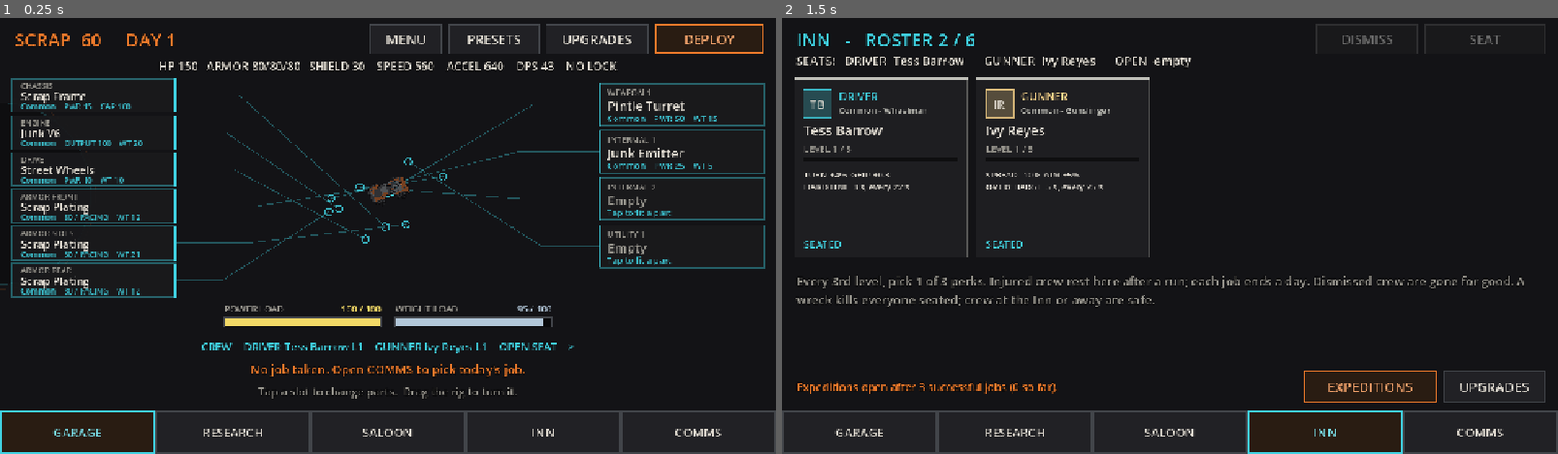
Above: before the commit, frames 1-2 (left to right).
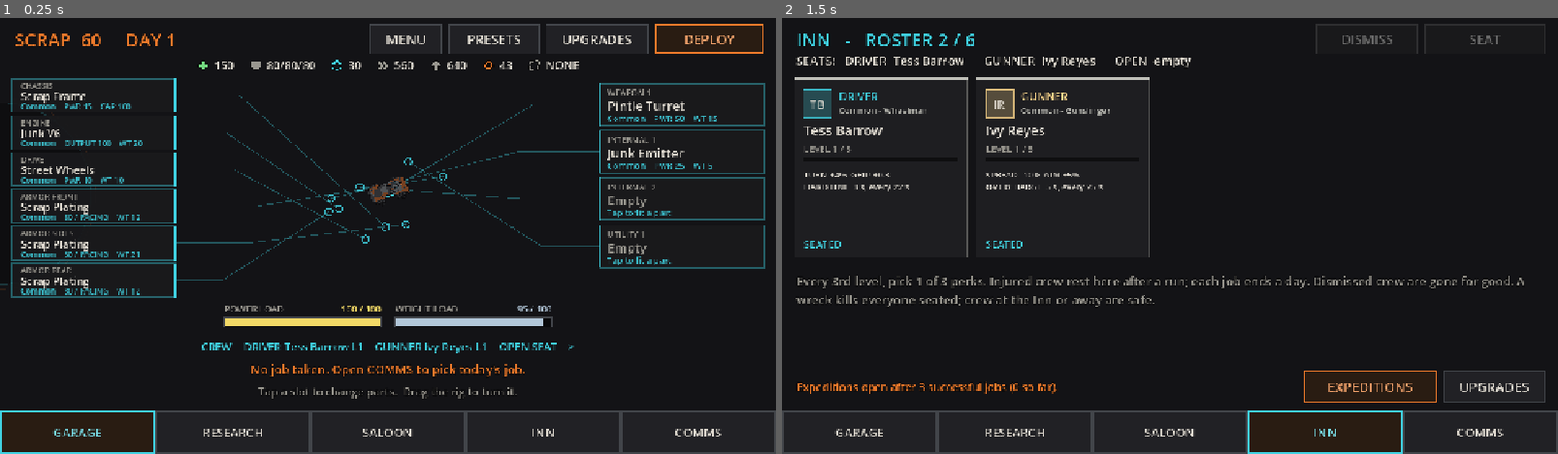
Above: after the commit, the same moments.

Repository: Asmogius/helriders-game
Game: Godot game, scene res://scenes/garage.tscn
Two runs of this game, one before a commit and one after it. Both use one fixed random seed, a clock stepped at 60 frames per second and the inputs below.
Inputs:
- Up to frame 1 (0.25 s): no input
- Up to frame 2 (1.5 s): click "CREW DRIVER Tess Barrow L1 GU…" at 0.5 s; click "UPGRADES" at 1.25 s

The runs differ from the first frame. In frame 1, 0.7% of the frame differs, in the area x 20-80%, y 9-12%; in frame 2, nothing differs.

Commit message:
V6.3 Icons: generated icon atlas; garage stat line and HUD status strip use it

Diff:
--- /dev/null
+++ b/art/ui/icons.json
@@ -0,0 +1,184 @@
+{
+ "regions": {
+  "accel": [
+   64,
+   0,
+   16,
+   16
+  ],
+  "acid": [
+   48,
+   16,
+   16,
+   16
+  ],
+  "armor": [
+   16,
+   0,
+   16,
+   16
+  ],
+  "bruiser": [
+   80,
+   48,
+   16,
+   16
+  ],
+  "cat_armor": [
+   32,
+   32,
+   16,
+   16
+  ],
+  "chassis": [
+   112,
+   16,
+   16,
+   16
+  ],
+  "dps": [
+   112,
+   0,
+   16,
+   16
+  ],
+  "drive": [
+   16,
+   32,
+   16,
+   16
+  ],
+  "driver": [
+   96,
+   32,
+   16,
+   16
+  ],
+  "engine": [
+   0,
+   32,
+   16,
+   16
+  ],
+  "engineer": [
+   32,
+   48,
+   16,
+   16
+  ],
+  "fire": [
+   32,
+   16,
+   16,
+   16
+  ],
+  "goop": [
+   96,
+   16,
+   16,
+   16
+  ],
+  "gunner": [
+   112,
+   32,
+   16,
+   16
+  ],
+  "hp": [
+   0,
+   0,
+   16,
+   16
+  ],
+  "internal": [
+   64,
+   32,
+   16,
+   16
+  ],
+  "lock": [
+   0,
+   16,
+   16,
+   16
+  ],
+  "mechanic": [
+   0,
+   48,
+   16,
+   16
+  ],
+  "medic": [
+   48,
+   48,
+   16,
+   16
+  ],
+  "power": [
+   80,
+   0,
+   16,
+   16
+  ],
+  "scavenger": [
+   64,
+   48,
+   16,
+   16
+  ],
+  "shield": [
+   32,
+   0,
+   16,
+   16
+  ],
+  "shock": [
+   16,
+   16,
+   16,
+   16
+  ],
+  "slime": [
+   80,
+   16,
+   16,
+   16
+  ],
+  "speed": [
+   48,
+   0,
+   16,
+   16
+  ],
+  "spotter": [
+   16,
+   48,
+   16,
+   16
+  ],
+  "toxic": [
+   64,
+   16,
+   16,
+   16
+  ],
+  "utility": [
+   80,
+   32,
+   16,
+   16
+  ],
+  "weapon": [
+   48,
+   32,
+   16,
+   16
+  ],
+  "weight": [
+   96,
+   0,
+   16,
+   16
+  ]
+ }
+}
--- a/scripts/art_atlas.gd
+++ b/scripts/art_atlas.gd
@@ -8,16 +8,12 @@
 var texture: Texture2D
 var regions := {}
 
-static var _cache := {}
-
-
-## Cached per path (without extension), e.g. load_atlas("res://art/fx/fx").
+## Loads the atlas at `base` (path without extension), e.g. "res://art/fx/fx".
+## Drawers keep the one they use in a member var; the texture itself is shared
+## through ResourceLoader's cache. (No static cache: nothing outlives the tree.)
 static func load_atlas(base: String) -> RefCounted:
-	if _cache.has(base):
-		return _cache[base]
 	var a := new()
 	a._load(base)
-	_cache[base] = a
 	return a
 
 
--- a/scripts/garage.gd
+++ b/scripts/garage.gd
@@ -75,6 +75,8 @@
 var _hint: Label
 var _scrap_label: Label
 var _stats_label: Label
+var _stats_icons: Control   # V6.3 icon row over the stat line
+const IconLine := preload("res://scripts/icon_line.gd")
 var _toast: Label
 var _toast_tween: Tween
 var _no_rig: Label
@@ -469,6 +471,13 @@
 	_stats_label.offset_top = 66.0
 	_stats_label.horizontal_alignment = HORIZONTAL_ALIGNMENT_CENTER
 	add_child(_stats_label)
+	# V6.3: the stat line as icons + numbers; the label keeps the text (tests,
+	# fallback) and hides while the icon row draws.
+	_stats_icons = IconLine.new()
+	_stats_icons.anchor_right = 1.0
+	_stats_icons.offset_top = 64.0
+	_stats_icons.offset_bottom = 92.0
+	add_child(_stats_icons)
 
 
 func _build_tags() -> void:
@@ -603,6 +612,8 @@
 	var built := _built(profile.rig)
 	_refresh_crew_line()
 	_stats_label.text = _stats_line(built, has_rig)
+	_stats_icons.items = _stats_items(built) if has_rig and _stats_icons.get("_icons").ok() else []
+	_stats_label.visible = (_stats_icons.items as Array).is_empty()
 	_power_meter.set_values(float(built.power_draw), float(built.power_output), float(built.weight), float(built.weight_capacity))
 	_power_meter.visible = has_rig and selected < 0
 
@@ -648,6 +659,24 @@
 	var color := UI.BAD if blocked else T.COL_CYAN
 	for state: String in ["font_color", "font_hover_color", "font_pressed_color"]:
 		_crew_line.add_theme_color_override(state, color)
+
+
+## V6.3: the stat line as [icon, label, value, tint] for the icon row.
+func _stats_items(s: Dictionary) -> Array:
+	var m := Loadout.mobility(s)
+	var items: Array = [
+		["hp", "HP", str(int(s.get("hp", 0.0))), UI.GOOD],
+		["armor", "ARMOR", "%d/%d/%d" % [int(s.get("front", 0.0)), int(s.get("side", 0.0)), int(s.get("rear", 0.0))], UI.TEXT_DIM],
+		["shield", "SHIELD", str(int(s.get("shield", 0.0))), T.COL_CYAN],
+		["speed", "SPEED", str(roundi(float(s.max_speed) * m)), UI.TEXT_DIM],
+		["accel", "ACCEL", str(roundi(float(s.acceleration) * m)), UI.TEXT_DIM],
+		["dps", "DPS", str(roundi(Loadout.total_dps(s))), T.COL_ORANGE],
+		["lock", "LOCK", str(int(s.lock_range)) if float(s.lock_range) > 0.0 else "NONE", UI.TEXT_DIM],
+	]
+	var over := StatSheet.overload_cause(s)
+	if over != "":
+		items.append(["power", "", over, T.COL_ORANGE])
+	return items
 
 
 func _stats_line(s: Dictionary, complete: bool) -> String:
--- a/scripts/hud.gd
+++ b/scripts/hud.gd
@@ -980,6 +980,8 @@
 	## One thin bar per status that's building, in its colour, with its name;
 	## a status that's on shows full and bright. Hidden when nothing is going.
 	const T := preload("res://scripts/tuning.gd")
+	const UI := preload("res://scripts/ui_theme.gd")
+	var _icons: RefCounted = UI.icons()   # V6.3: holds the shared atlas
 	var build := PackedFloat32Array([0, 0, 0, 0, 0, 0])
 	var left := PackedFloat32Array([0, 0, 0, 0, 0, 0])
 	var showing := false
@@ -1008,8 +1010,12 @@
 			var fill := 1.0 if on else clampf(build[k] / T.STATUS_BAR, 0.0, 1.0)
 			draw_rect(Rect2(0, y, 70, 7), Color(0, 0, 0, 0.55))
 			draw_rect(Rect2(1, y + 1, 68.0 * fill, 5), c if on else Color(c, 0.75))
-			draw_string(font, Vector2(76, y + 8), str(T.STATUS_NAMES[k]), HORIZONTAL_ALIGNMENT_LEFT, -1, 12, c if on else Color(c, 0.7))
-			y += 11.0
+			# V6.3: the status icon after the bar, then its name.
+			var tx := 76.0
+			if _icons.draw(self, str(UI.STATUS_ICONS[k]), Rect2(74, y - 2, 12, 12), c if on else Color(c, 0.7)):
+				tx = 90.0
+			draw_string(font, Vector2(tx, y + 8), str(T.STATUS_NAMES[k]), HORIZONTAL_ALIGNMENT_LEFT, -1, 12, c if on else Color(c, 0.7))
+			y += 13.0
 
 
 class RigIcon extends Control:
--- /dev/null
+++ b/scripts/icon_line.gd
@@ -0,0 +1,47 @@
+extends Control
+## A row of icon + value pairs, centred (V6.3): the garage stat line. Falls
+## back to "LABEL value" text if the icon atlas is missing.
+## items: [[icon_id, label, value_text, color], ...]
+
+const UI := preload("res://scripts/ui_theme.gd")
+
+const ICON := 20.0
+const GAP := 8.0      # icon to value
+const SPACING := 26.0 # between pairs
+const FONT_SIZE := 19
+
+var _icons: RefCounted = UI.icons()   # keeps the shared atlas alive while shown
+var items: Array = []:
+	set(v):
+		items = v
+		queue_redraw()
+
+
+func _ready() -> void:
+	mouse_filter = Control.MOUSE_FILTER_IGNORE
+
+
+func _draw() -> void:
+	if items.is_empty():
+		return
+	var font := get_theme_default_font()
+	var has_icons: bool = _icons.ok()
+	var widths: Array[float] = []
+	var total := 0.0
+	for it: Array in items:
+		var text := str(it[2]) if has_icons else "%s %s" % [it[1], it[2]]
+		var w := font.get_string_size(text, HORIZONTAL_ALIGNMENT_LEFT, -1, FONT_SIZE).x + ((ICON + GAP) if has_icons else 0.0)
+		widths.append(w)
+		total += w
+	total += SPACING * (items.size() - 1)
+	var x := maxf((size.x - total) * 0.5, 0.0)
+	var base := (size.y + font.get_ascent(FONT_SIZE) - font.get_descent(FONT_SIZE)) * 0.5
+	for i in items.size():
+		var it: Array = items[i]
+		var c: Color = it[3]
+		var tx := x
+		if has_icons:
+			_icons.draw(self, str(it[0]), Rect2(x, (size.y - ICON) * 0.5, ICON, ICON), c)
+			tx += ICON + GAP
+		draw_string(font, Vector2(tx, base), str(it[2]) if has_icons else "%s %s" % [it[1], it[2]], HORIZONTAL_ALIGNMENT_LEFT, -1, FONT_SIZE, UI.TEXT)
+		x += widths[i] + SPACING
--- a/scripts/ui_theme.gd
+++ b/scripts/ui_theme.gd
@@ -10,6 +10,18 @@
 const PANEL_EDGE := Color(0.26, 0.27, 0.29)
 const GOOD := Color(0.45, 0.85, 0.5)
 const BAD := Color(0.95, 0.38, 0.3)
+
+
+# --- Icons (P7 / V6.3) ------------------------------------------------------------
+# 16 px white glyphs from tools/art/icons.py, tinted when drawn.
+const ArtAtlas := preload("res://scripts/art_atlas.gd")
+const STATUS_ICONS := ["shock", "fire", "acid", "toxic", "slime", "goop"]   # T.STATUS_NAMES order
+
+
+## The icon atlas (art_atlas.gd). Drawers load it once and keep it in a
+## member var; `ok()` is false when the art is missing (draw the old way).
+static func icons() -> RefCounted:
+	return ArtAtlas.load_atlas("res://art/ui/icons")
 
 
 static func make() -> Theme:
--- a/tools/art/capture_all.gd
+++ b/tools/art/capture_all.gd
@@ -35,6 +35,7 @@
 		_add("garage_" + t.to_lower(), _show_tab.bind(t))
 	_add("rarity_tiers", _show_rarity)
 	_add("fight", _show_fight)
+	_add("fight_status", _show_status)   # V6.3: status icons on the HUD strip
 
 
 func _add(shot: String, setup: Callable) -> void:
@@ -77,6 +78,13 @@
 	change_scene_to_file("res://scenes/mission.tscn")
 
 
+func _show_status() -> void:
+	var m: Node = current_scene
+	m.set_process(false)   # freeze the fight so the HUD keeps these values for the shot
+	m.set_physics_process(false)
+	m.hud.set_statuses(PackedFloat32Array([40, 100, 70, 0, 100, 25]), PackedFloat32Array([0, 3, 0, 0, 2, 0]))
+
+
 func _process(_delta: float) -> bool:
 	if _wait > 0:
 		_wait -= 1
Binary file added: art/ui/icons.png
Not shown, added: art/ui/icons.png.import
Binary file added: docs/captures/p7/v6.3/fight_status.png
Binary file added: docs/captures/p7/v6.3/garage_garage.png
Binary file added: docs/captures/p7/v6.3/icons_sheet_x6.png
Not shown, added: scripts/icon_line.gd.uid
